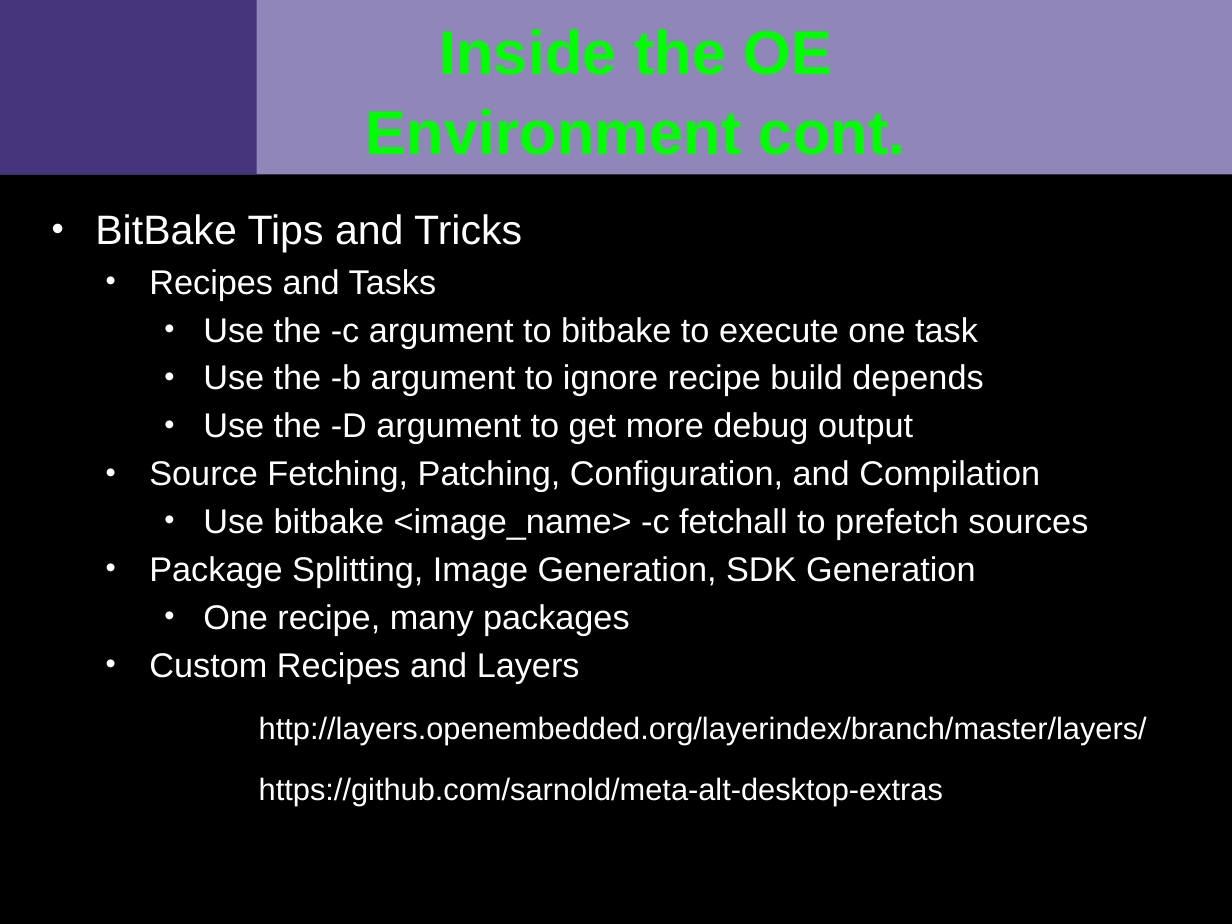
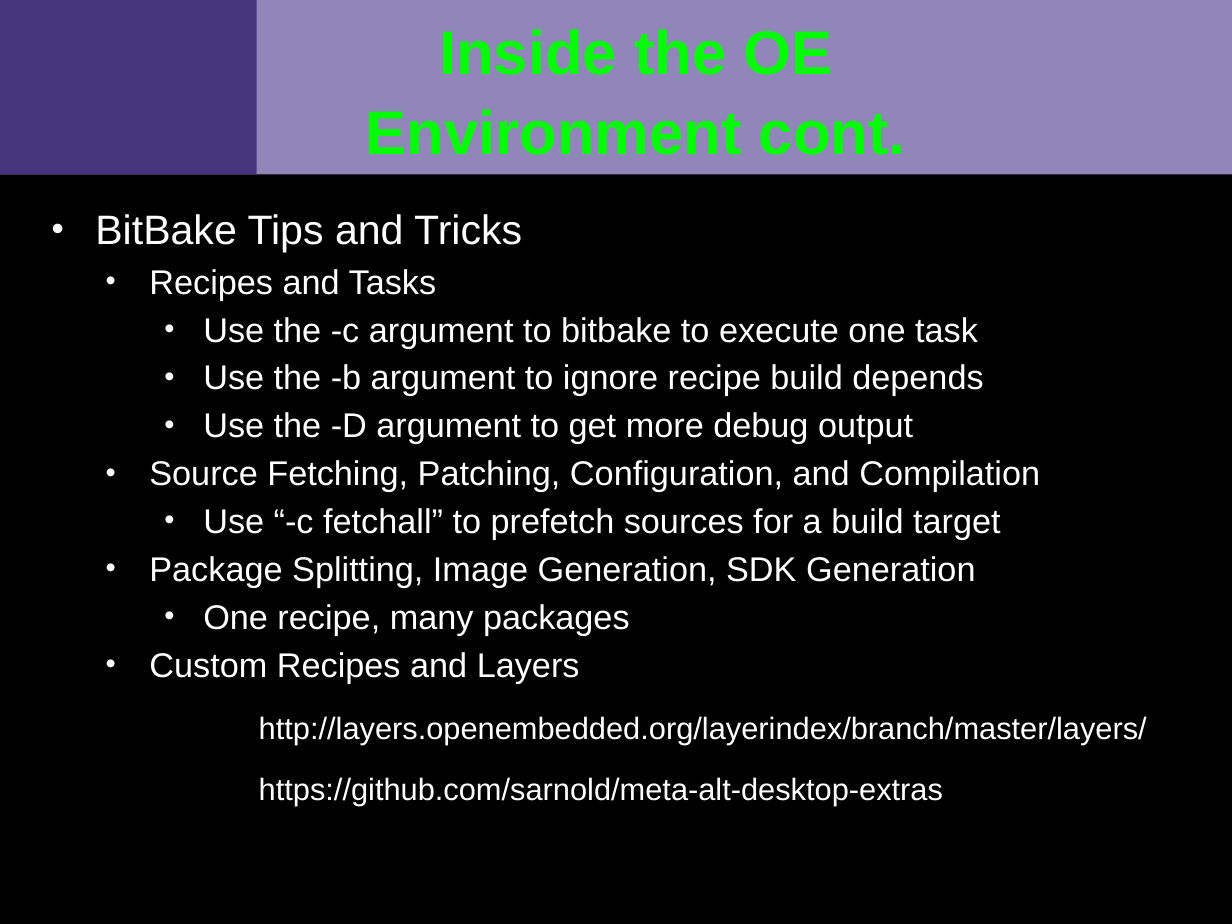
Before and after one commit to VCTLabs/scale13x-presentations, a slide deck: slide 6 of yocto_scale_handout.odp. Drawn at 1232x924 pixels with LibreOffice and Linux fonts; fonts in the diff are those of the drawing; background and template pictures are left out. Boxes give left, top, right and bottom in pixels: in the first picture for what was removed or moved away, otherwise in the second. Text is boxed around its words. In the diff, an @@ line names an element or a change of style, - is before the commit and + after.

```diff
--- a/yocto_scale_handout.odp
+++ b/yocto_scale_handout.odp
@@ text at [203, 508, 1000, 540]: text changed @@
-    • Use bitbake <image_name> -c fetchall to prefetch sources
+    • Use “-c fetchall” to prefetch sources for a build target
```
Also in this commit, not shown: 2 other slides changed, 1 slide added, 1 slide removed.
